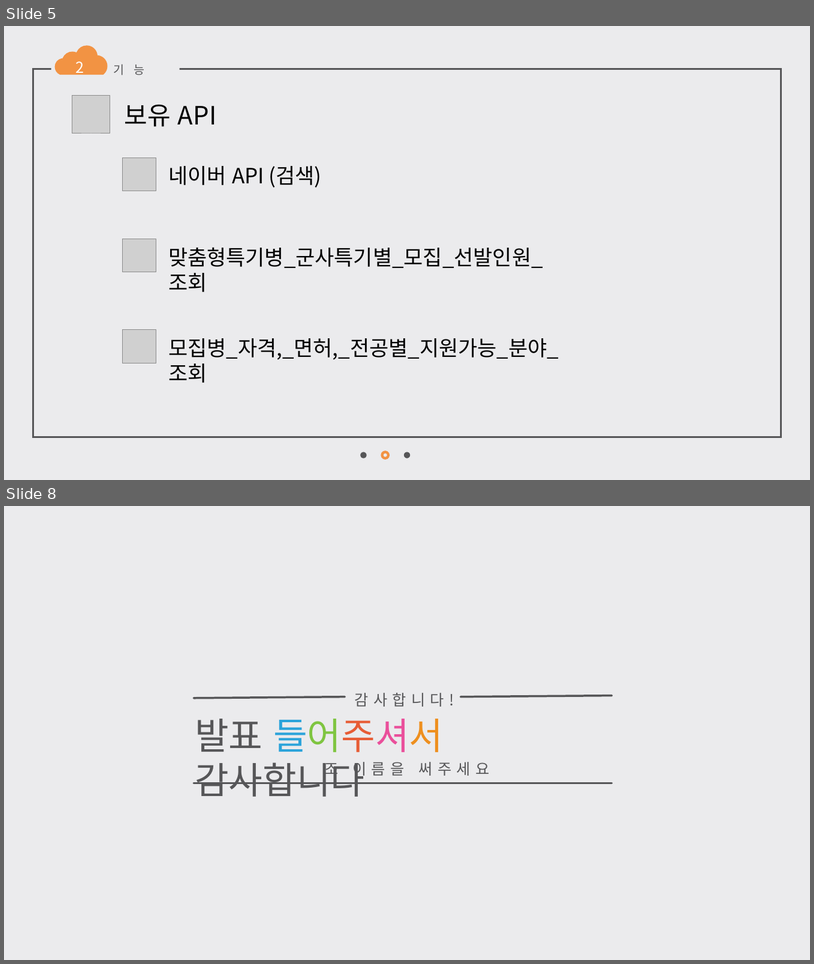
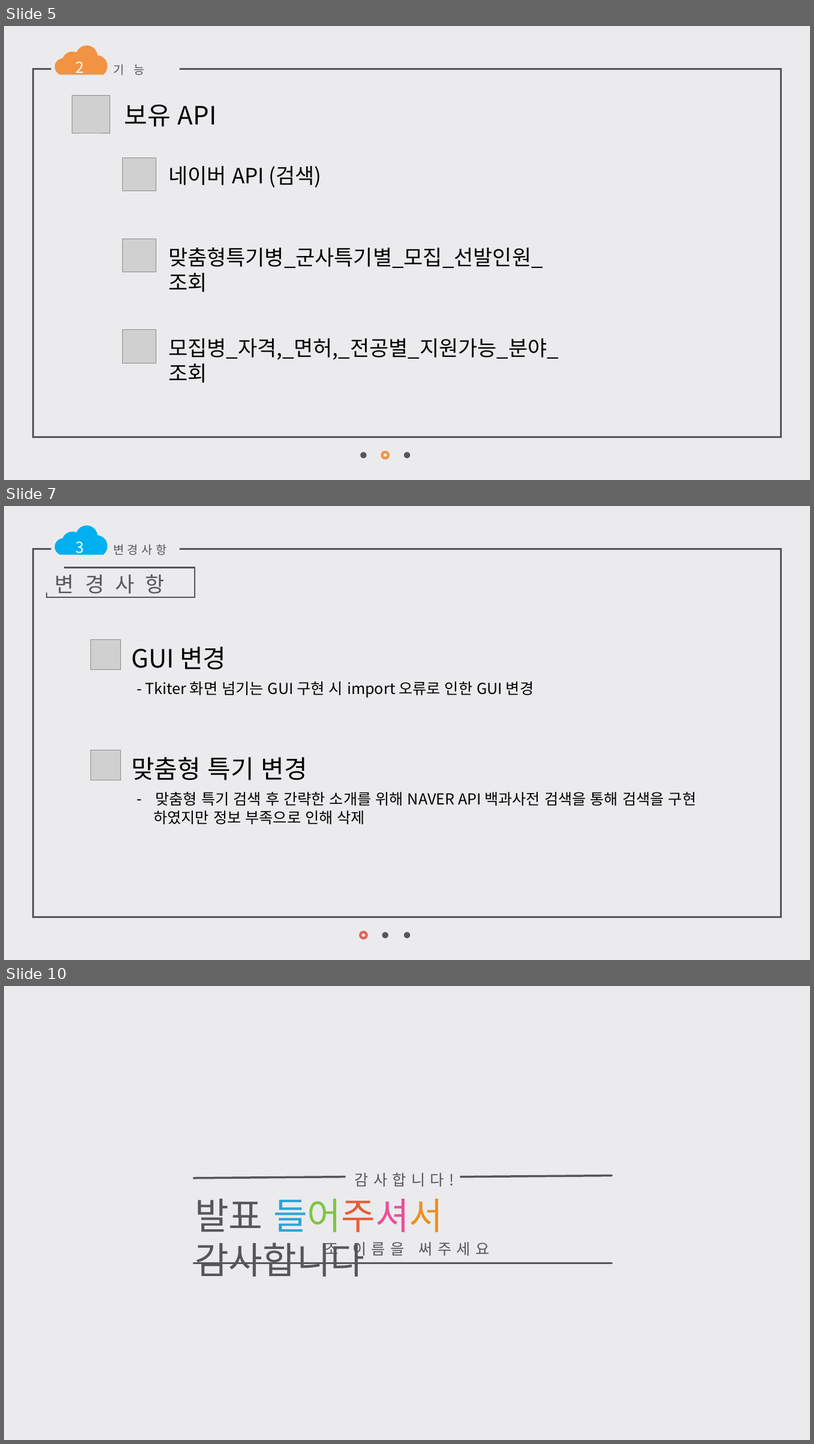
Before and after one commit to dyos1995/Script_1Home, a slide deck: 발표 자료/3차 발표/[스크립트] 2014182004 권오성 과제3.pptx. Shown one above the other, each under a label of ours: slides 5 and 8 before the commit, slides 5, 7 and 10 after it; the slides between them are not shown. The pictures are 814x964 and 814x1444 pixels, drawn with LibreOffice and Linux fonts; fonts in the diff are those of the drawing; grey boxes stand for pictures. Boxes give left, top, right and bottom in pixels: in the first picture for what was removed or moved away, otherwise in the second. Text is boxed around its words. In the diff, an @@ line names an element or a change of style, - is before the commit and + after.

```diff
--- a/발표 자료/3차 발표/[스크립트] 2014182004 권오성 과제3.pptx
+++ b/발표 자료/3차 발표/[스크립트] 2014182004 권오성 과제3.pptx
@@ slide 7 added at [4,506,810,960], background #EBEBED @@
@@ rectangle added at [51,540,179,558], fill #EBEBED @@
@@ freeform shape added at [55,525,107,555], fill #00B0F0 @@
@@ text added at [76,541,84,556], 18 pt, text #FFFFFF @@
+3
@@ rectangle added at [33,549,782,918], outline #565658 2 pt @@
@@ text added at [113,544,167,555], 14 pt, text #565658 @@
+변 경 사 항
@@ rectangle added at [36,565,64,592], fill #EBEBED @@
@@ rectangle added at [47,567,195,597], outline #565658 2 pt @@
@@ text added at [55,574,165,598], 25 pt, text #565658 @@
+변 경 사 항
@@ picture added at [90,640,121,670] @@
@@ text added at [131,646,226,669], 30 pt, text #000000 @@
+GUI 변경
@@ text added at [145,681,534,697], 18 pt, text #000000 @@
+- Tkiter 화면 넘기는 GUI 구현 시 import 오류로 인한 GUI 변경
@@ picture added at [90,750,121,780] @@
@@ text added at [131,757,308,780], 30 pt, text #000000 @@
+맞춤형 특기 변경
@@ text added at [153,792,696,824], 18 pt, text #000000 @@
+– 맞춤형 특기 검색 후 간략한 소개를 위해 NAVER API 백과사전 검색을 통해 검색을 구현
+하였지만 정보 부족으로 인해 삭제
@@ ellipse added at [360,932,366,938], outline #DE6658 3 pt @@
@@ ellipse added at [382,932,388,938], fill #565658 @@
@@ ellipse added at [404,932,410,938], fill #565658 @@
@@ what was slide 8 is now slide 10 @@
```
Also in this commit, not shown: 3 slides changed, 1 other slide added, 5 other files.
